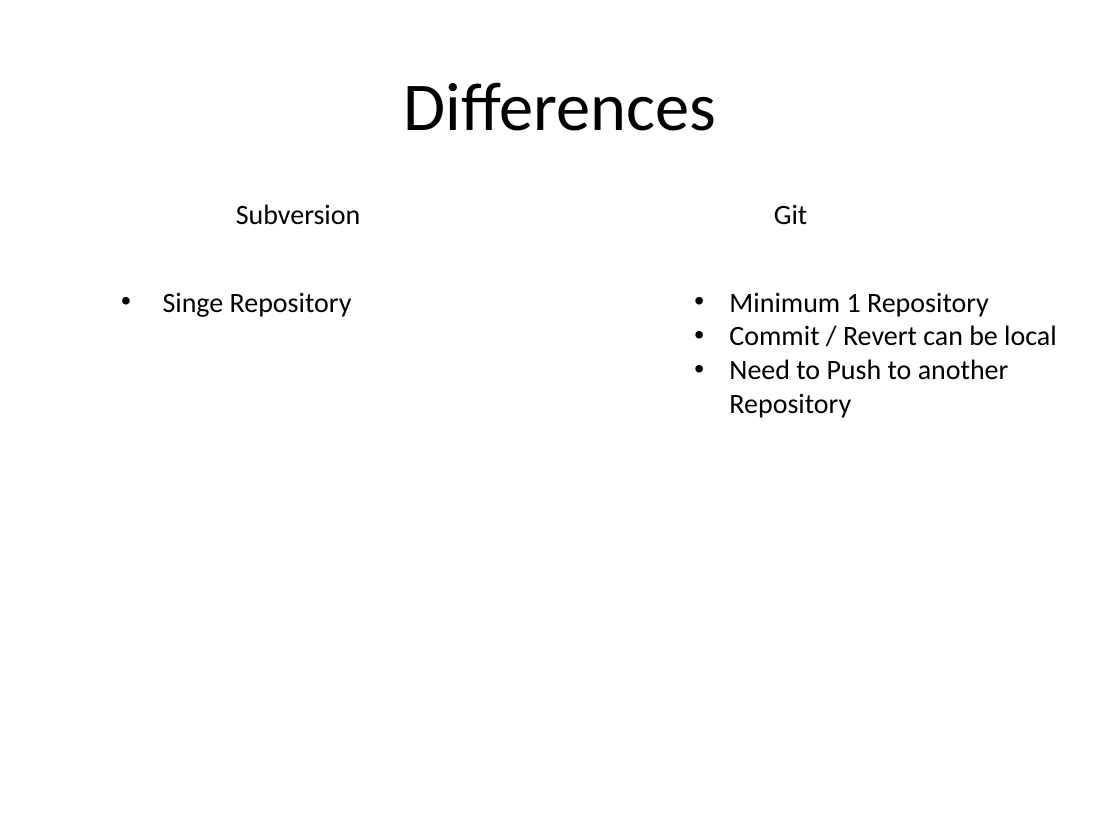
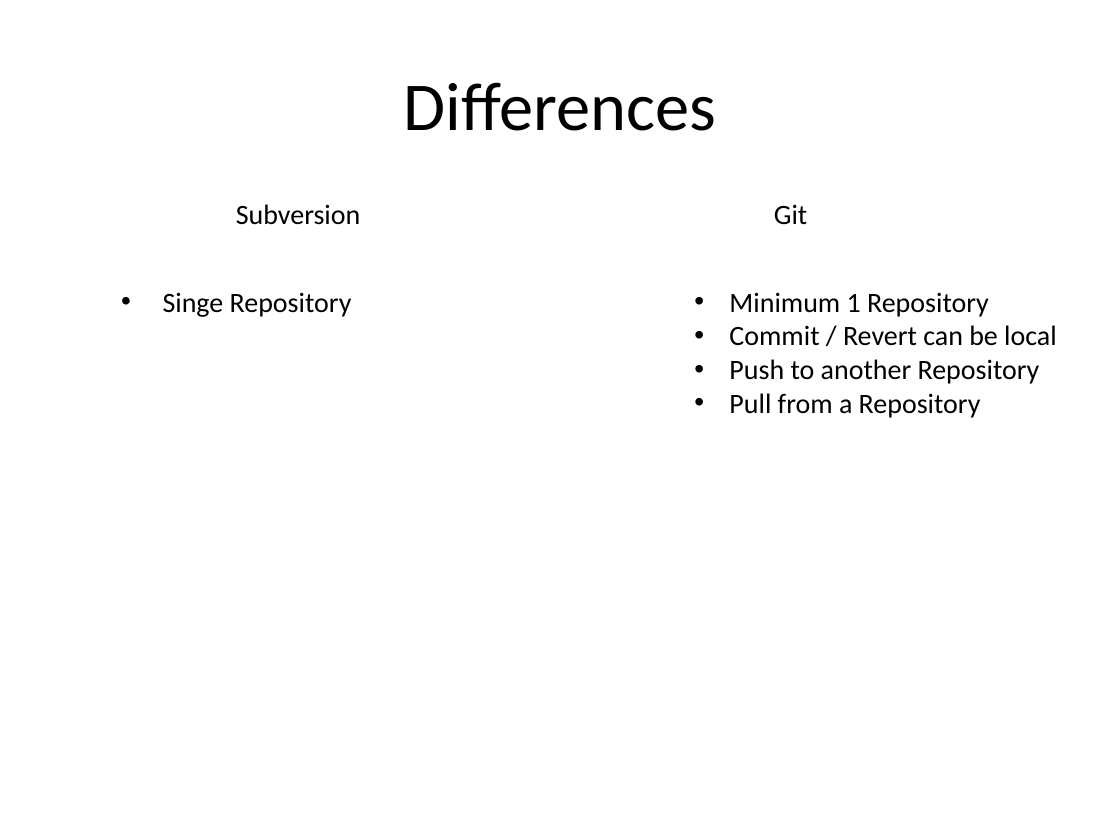
Before and after one commit to AndrewLWood/Testing, a slide deck: slide 9 of Git Presentation.pptx. Drawn at 1120x840 pixels with LibreOffice and Linux fonts; fonts in the diff are those of the drawing; background and template pictures are left out. Boxes give left, top, right and bottom in pixels: in the first picture for what was removed or moved away, otherwise in the second. Text is boxed around its words. In the diff, an @@ line names an element or a change of style, - is before the commit and + after.

Commit message:
Updated Files

```diff
--- a/Git Presentation.pptx
+++ b/Git Presentation.pptx
@@ text at bbox=[729, 359, 1040, 418]: text changed @@
-• Need to Push to another Repository
+• Push to another Repository
+• Pull from a Repository
```
